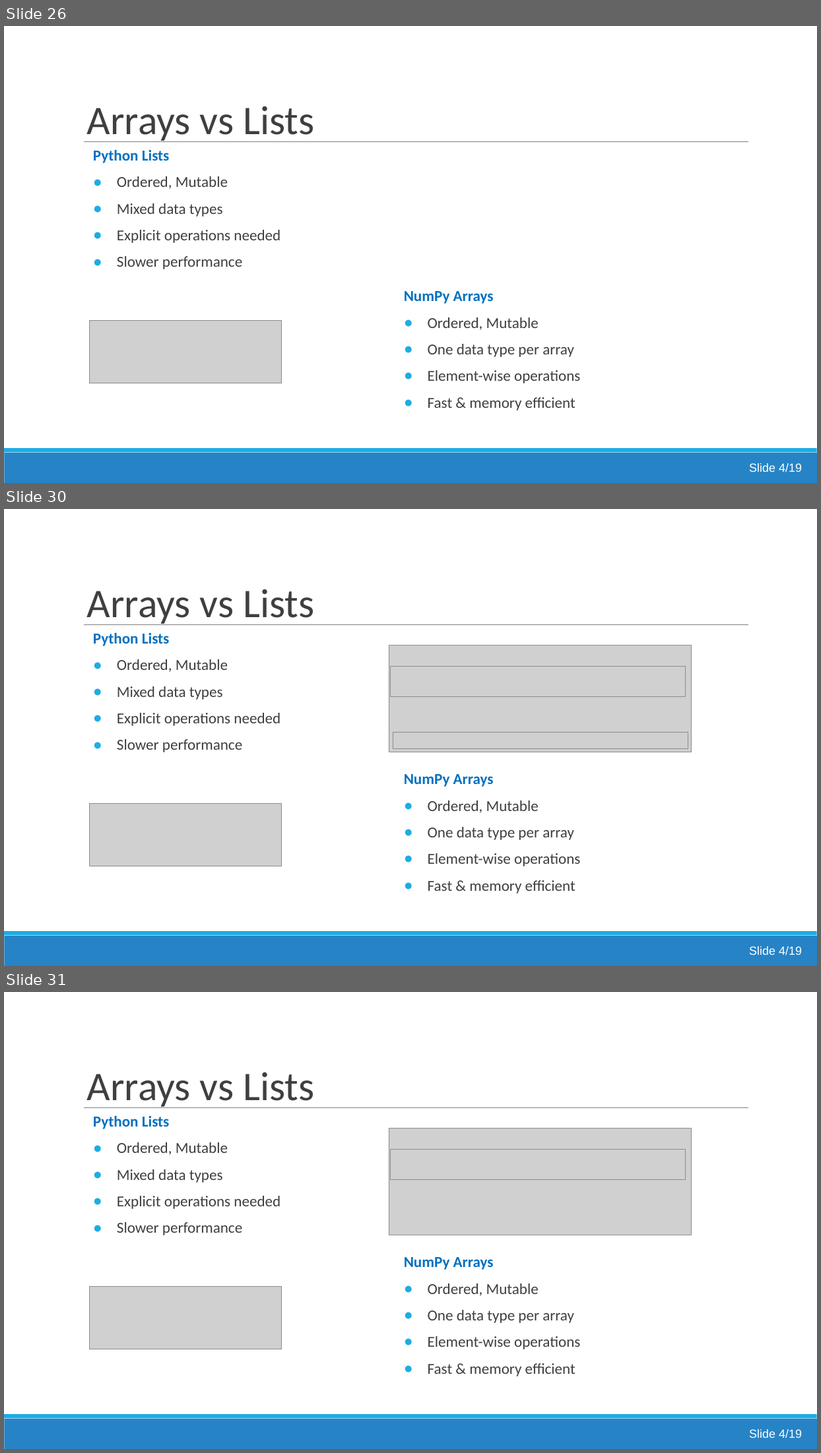
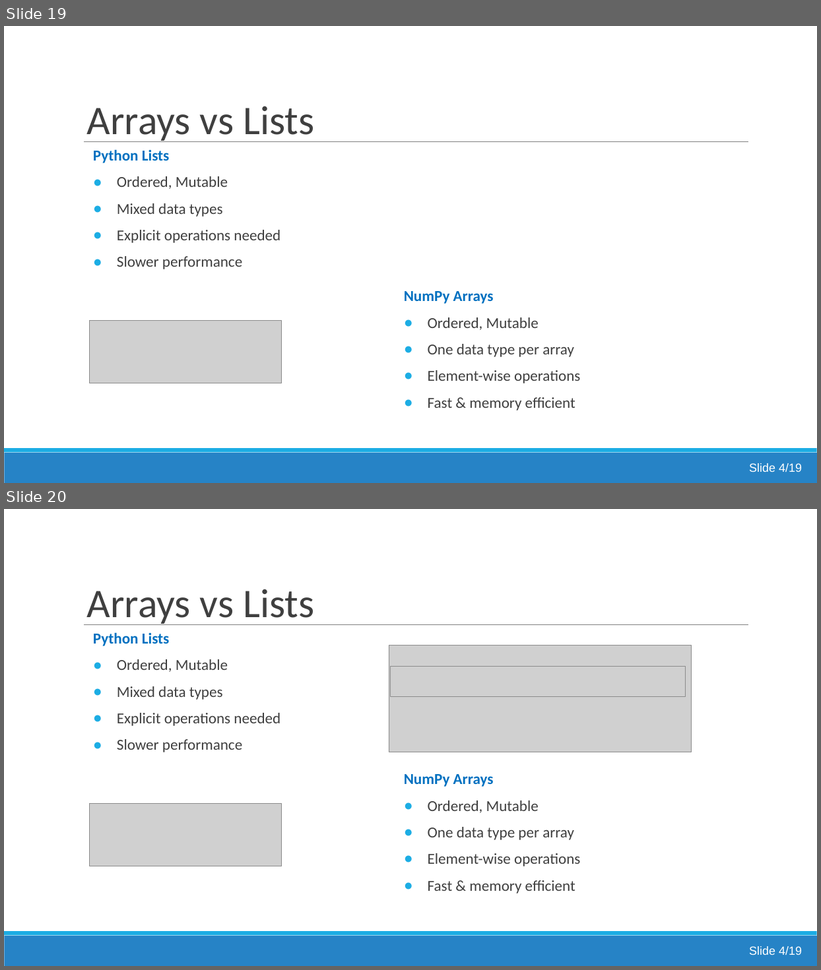
Before and after one commit to jsmartinstats/SCIF10002-2026, a slide deck: 07/Lecture6_numpy.pptx. Shown one above the other, each under a label of ours: slides 26, 30 and 31 before the commit, slides 19 and 20 after it; the slides between them are not shown. The pictures are 821x1453 and 821x970 pixels, drawn with LibreOffice and Linux fonts; fonts in the diff are those of the drawing; grey boxes stand for pictures. Boxes give left, top, right and bottom in pixels: in the first picture for what was removed or moved away, otherwise in the second. Text is boxed around its words. In the diff, an @@ line names an element or a change of style, - is before the commit and + after.

```diff
--- a/07/Lecture6_numpy.pptx
+++ b/07/Lecture6_numpy.pptx
@@ slide 30 removed at bbox=[4, 509, 817, 966], background #FFFFFF; not listed: 3 template elements that a slide beside it also shows @@
@@ title removed at bbox=[87, 589, 314, 625] @@
-Arrays vs Lists
@@ text removed at bbox=[93, 632, 281, 753] @@
-Python Lists
-● Ordered, Mutable
-● Mixed data types
-● Explicit operations needed
-● Slower performance
@@ picture removed at bbox=[389, 646, 692, 753] @@
@@ picture removed at bbox=[391, 666, 686, 698] @@
@@ picture removed at bbox=[393, 732, 688, 749] @@
@@ text removed at bbox=[404, 774, 580, 894] @@
-NumPy Arrays
-● Ordered, Mutable
-● One data type per array
-● Element-wise operations
-● Fast & memory efficient
@@ picture removed at bbox=[89, 803, 281, 867] @@
@@ text removed at bbox=[749, 947, 802, 955] @@
-Slide 4/19
@@ what was slide 26 is now slide 19 @@
@@ what was slide 31 is now slide 20 @@
```
Also in this commit, not shown: 3 slides changed, 14 other slides removed, 4 other files.
